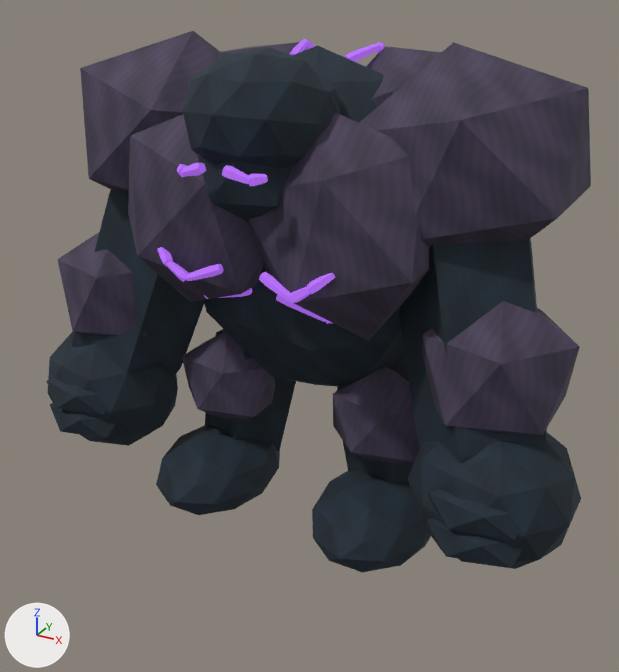
What one commit did to the glTF model art/models/brute_static.glb.
Both versions are drawn from a camera (50 mm lens) standing at (1.51, -2.74, 2.14) and looking at (0.05, -0.1, 0.82). The lights are fixed; the arrows at lower left show +X, +Y and +Z. The picture after the commit comes second. Where no turn or scale is listed for an object, it has been applied to the vertices. Vertices at exactly the same position are counted once.

The scene before the commit, as lines of its bpy script (objects in view):
```python
ob_arm = bpy.data.objects.new('Arm', me_arm)
ob_arm.location = (-0.696, -0.088, 0.976)
ob_arm_001 = bpy.data.objects.new('Arm.001', me_arm_001)
ob_arm_001.location = (0.696, -0.088, 0.976)
ob_brute_shell = bpy.data.objects.new('Brute_shell', me_icosphere_008)
ob_brute_shell.location = (0.0, 0.056, 1.19)
ob_fist = bpy.data.objects.new('Fist', me_icosphere_019)
ob_fist.location = (-0.848, -0.228, 0.456)
ob_fist_001 = bpy.data.objects.new('Fist.001', me_icosphere_026)
ob_fist_001.location = (0.848, -0.228, 0.456)
ob_foot = bpy.data.objects.new('Foot', me_icosphere_016)
ob_foot.location = (-0.372, -0.13, 0.128)
ob_foot_001 = bpy.data.objects.new('Foot.001', me_icosphere_023)
ob_foot_001.location = (0.372, -0.13, 0.128)
ob_shin = bpy.data.objects.new('Shin', me_shin)
ob_shin.location = (-0.329, 0.067, 0.399)
ob_shin_001 = bpy.data.objects.new('Shin.001', me_shin_001)
ob_shin_001.location = (0.329, 0.067, 0.399)
# also in view: 'Violet_fissure' at (0.0, -0.11, 1.43)
```
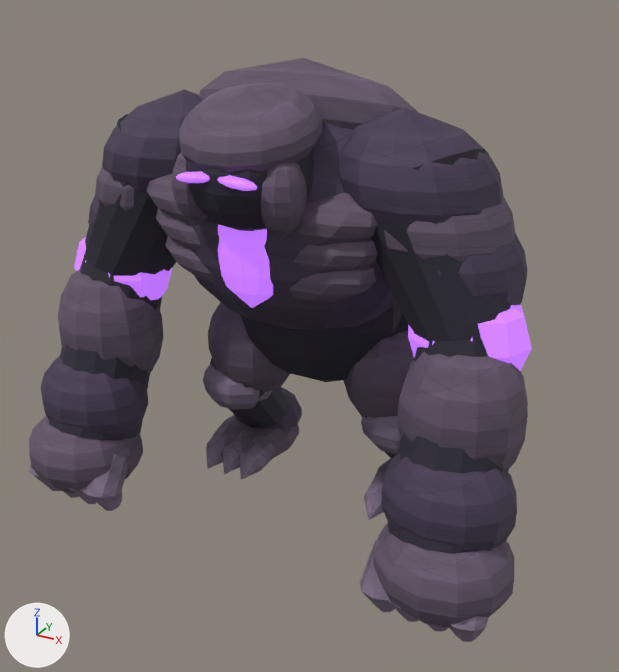
The change, as a diff of the scene's bpy script:
```diff
--- a/art/models/brute_static.glb.py
+++ b/art/models/brute_static.glb.py
@@ me_icosphere_008 @@
-me_icosphere_008.from_pydata(...)  # 144 vertices, 260 faces; spans x -0.662..0.601, y -0.658..0.491, z -0.668..0.688
-me_icosphere_008.materials.append(mat_enemy_charcoal)  # picture img_enemy_charcoal_painted
-me_icosphere_008.materials.append(mat_brute_armor)  # picture img_brute_armor_painted
+me_icosphere_008.from_pydata(...)  # 1000 vertices, 1952 faces; spans x -0.53..0.53, y -0.485..0.59, z 0.5..1.826
+# me_icosphere_008 part 1: the loose piece of 42 vertices spanning x -0.244..0.244, y -0.658..-0.082, z 0.252..0.688 is deleted
+# me_icosphere_008 part 2: the loose piece of 12 vertices spanning x -0.053..0.583, y -0.56..-0.092, z -0.259..0.529 is deleted
+# me_icosphere_008 part 3: the loose piece of 12 vertices spanning x -0.647..0.117, y -0.56..-0.092, z -0.259..0.529 is deleted
+# me_icosphere_008 part 4: the loose piece of 12 vertices spanning x -0.181..0.181, y -0.609..-0.319, z 0.14..0.492 is deleted
+# me_icosphere_008 part 5: 66 vertices removed from x -0.662..0.601, y -0.391..0.491, z -0.668..0.668; 1000 vertices added at x -0.53..0.53, y -0.485..0.59, z 0.5..1.826
+me_icosphere_008.materials.append(mat_painted_mineral_armor)  # picture img_mineralpaint
+me_icosphere_008.materials.append(mat_luminous_seam)  # purple #b36aef, glowing purple #a762df
@@ ob_arm @@
-ob_arm = bpy.data.objects.new('Arm', me_arm)
@@ ob_arm_001 @@
-ob_arm_001 = bpy.data.objects.new('Arm.001', me_arm_001)
@@ ob_brute_shell @@
 ob_brute_shell = bpy.data.objects.new('Brute_shell', me_icosphere_008)
-ob_brute_shell.location = (0.0, 0.056, 1.19)
+ob_brute_shell.location = (0.0, 0.0, 0.0)
@@ ob_fist @@
-ob_fist = bpy.data.objects.new('Fist', me_icosphere_019)
@@ ob_fist_001 @@
-ob_fist_001 = bpy.data.objects.new('Fist.001', me_icosphere_026)
@@ ob_foot @@
-ob_foot = bpy.data.objects.new('Foot', me_icosphere_016)
@@ ob_foot_001 @@
-ob_foot_001 = bpy.data.objects.new('Foot.001', me_icosphere_023)
@@ ob_shin @@
-ob_shin = bpy.data.objects.new('Shin', me_shin)
@@ ob_shin_001 @@
-ob_shin_001 = bpy.data.objects.new('Shin.001', me_shin_001)
@@ ob_violet_fissure @@
-ob_violet_fissure = bpy.data.objects.new('Violet_fissure', me_line_010)
@@ ob_shoulder_rplates @@
+ob_shoulder_rplates = bpy.data.objects.new('Shoulder_RPlates', me_shoulder_r_armor)  # 800 vertices, 1552 faces; spans x -0.25..0.55, y -0.56..0.25, z -1.4..0.22; in mat_painted_mineral_armor (picture img_mineralpaint), mat_luminous_seam (purple #b36aef, glowing purple #a762df)
+ob_shoulder_rplates.location = (0.47, -0.16, 1.49)
@@ ob_shoulder_lplates @@
+ob_shoulder_lplates = bpy.data.objects.new('Shoulder_LPlates', me_shoulder_l_armor)  # 800 vertices, 1552 faces; spans x -0.55..0.26, y -0.56..0.25, z -1.4..0.22; in mat_painted_mineral_armor (picture img_mineralpaint), mat_luminous_seam (purple #b36aef, glowing purple #a762df)
+ob_shoulder_lplates.location = (-0.47, -0.16, 1.49)
@@ ob_pectoralrplates @@
+ob_pectoralrplates = bpy.data.objects.new('PectoralRPlates', me_pectoralr_armor)  # 198 vertices, 384 faces; spans x -0.365..0.109, y -0.186..0.056, z -0.291..0.123; in mat_painted_mineral_armor (picture img_mineralpaint)
+ob_pectoralrplates.location = (0.36, -0.27, 1.34)
@@ ob_pectorallplates @@
+ob_pectorallplates = bpy.data.objects.new('PectoralLPlates', me_pectorall_armor)  # 198 vertices, 384 faces; spans x -0.101..0.373, y -0.186..0.056, z -0.291..0.123; in mat_painted_mineral_armor (picture img_mineralpaint)
+ob_pectorallplates.location = (-0.36, -0.27, 1.34)
@@ ob_hip_r0plates @@
+ob_hip_r0plates = bpy.data.objects.new('Hip_R0Plates', me_hip_r0_armor)  # 466 vertices, 900 faces; spans x -0.179..0.358, y -0.252..0.348, z -0.836..0.076; in mat_painted_mineral_armor (picture img_mineralpaint)
+ob_hip_r0plates.location = (0.24, 0.15, 0.84)
@@ ob_hip_l0plates @@
+ob_hip_l0plates = bpy.data.objects.new('Hip_L0Plates', me_hip_l0_armor)  # 466 vertices, 900 faces; spans x -0.358..0.179, y -0.252..0.348, z -0.836..0.076; in mat_painted_mineral_armor (picture img_mineralpaint)
+ob_hip_l0plates.location = (-0.24, 0.15, 0.84)
@@ ob_headpivotplates @@
+ob_headpivotplates = bpy.data.objects.new('HeadPivotPlates', me_headpivot_armor)  # 456 vertices, 888 faces; spans x -0.237..0.237, y -0.388..0.052, z -0.218..0.263; in mat_painted_mineral_armor (picture img_mineralpaint), mat_luminous_seam (purple #b36aef, glowing purple #a762df)
+ob_headpivotplates.location = (0.0, -0.24, 1.51)
```

Boxes [x1, y1, x2, y2] around the edits, measured in the pictures (619 x 672 px):
'Brute_shell', reshaped, moved (28% narrower, 6% shorter): before [128, 42, 441, 387]; after [192, 58, 418, 382]
'Shoulder_RPlates', added: after [339, 108, 532, 642]
'Arm.001', deleted (purple): before [359, 42, 591, 464]
'Shoulder_LPlates', added: after [28, 90, 203, 511]
'Arm', deleted (purple): before [57, 31, 220, 375]
'HeadPivotPlates', added: after [172, 83, 322, 239]
'Fist.001', deleted (blue): before [408, 433, 581, 569]
'Hip_L0Plates', added: after [203, 302, 302, 479]
'Fist', deleted: before [46, 331, 178, 446]
'Foot.001', deleted (blue): before [312, 471, 431, 572]
'Shin', deleted: before [182, 329, 296, 451]
'Foot', deleted (blue): before [156, 425, 280, 515]
'Shin.001', deleted: before [333, 357, 420, 483]
'PectoralRPlates', added: after [289, 193, 378, 302]
'Hip_R0Plates', added: after [344, 314, 414, 520]
'Violet_fissure', deleted: before [158, 38, 385, 324]
'PectoralLPlates', added: after [146, 174, 215, 283]
part 1 of me_icosphere_008, deleted: before [183, 47, 341, 169]
part 2 of me_icosphere_008, deleted (purple): before [248, 112, 429, 341]
part 3 of me_icosphere_008, deleted (purple): before [128, 115, 263, 302]
part 4 of me_icosphere_008, deleted: before [197, 152, 293, 222]
part 5 of me_icosphere_008, cut back: before [203, 42, 441, 387]; after [192, 58, 418, 382]
